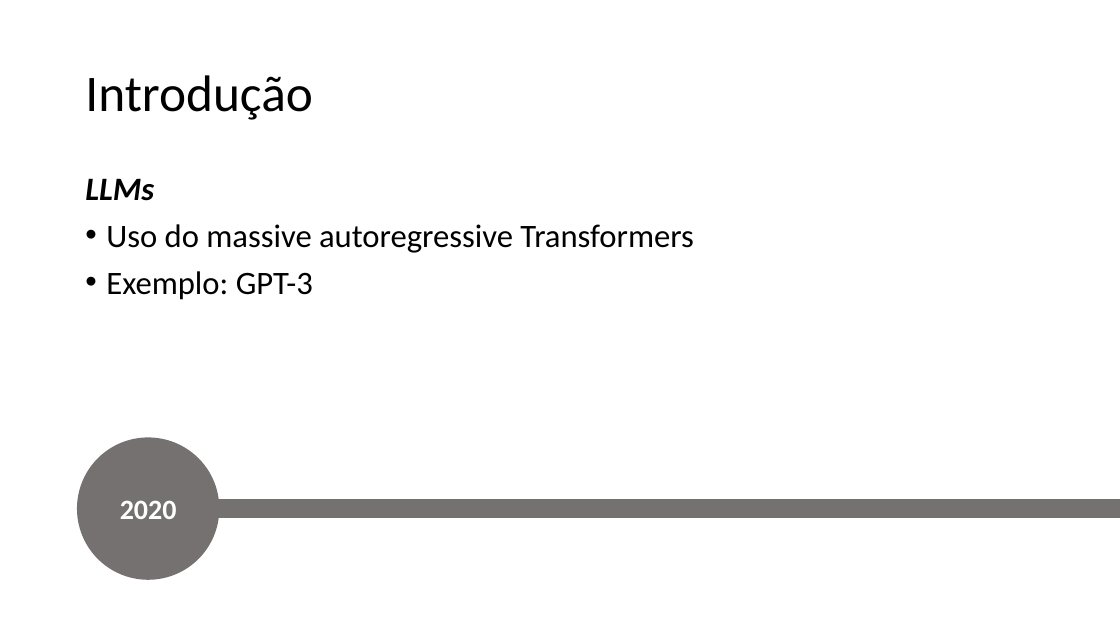
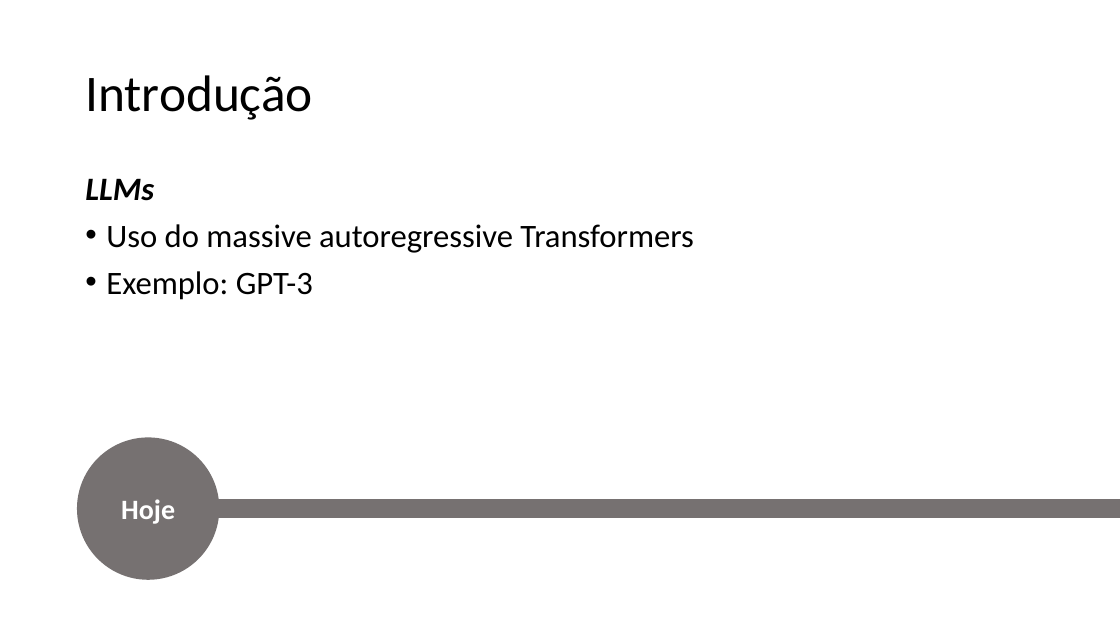
Before and after one commit to guerrato/guerrato_967_tp558, a slide deck: slide 20 of seminarios/ciclo 2/TP558_LoRA.pptx. Drawn at 1120x630 pixels with LibreOffice and Linux fonts; fonts in the diff are those of the drawing. Boxes give left, top, right and bottom in pixels: in the first picture for what was removed or moved away, otherwise in the second. Text is boxed around its words. In the diff, an @@ line names an element or a change of style, - is before the commit and + after.

```diff
--- a/seminarios/ciclo 2/TP558_LoRA.pptx
+++ b/seminarios/ciclo 2/TP558_LoRA.pptx
@@ text in ellipse at box(121, 499, 175, 524): text changed @@
-2020
+Hoje
```
Also in this commit, not shown: 3 other slides changed, 10 slides added.
